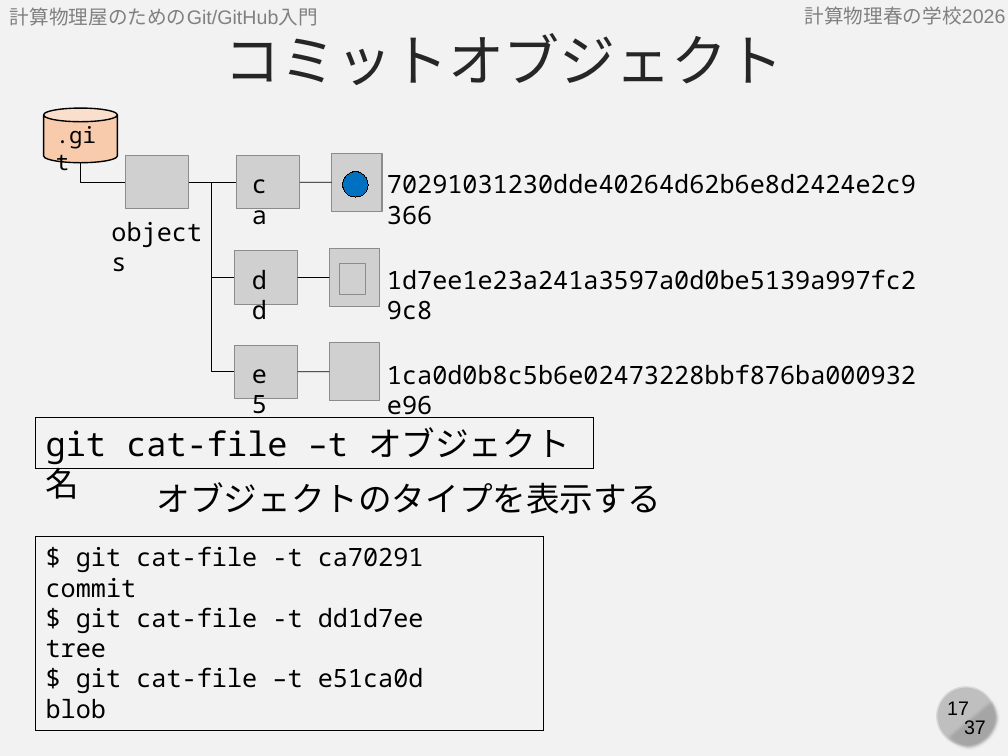
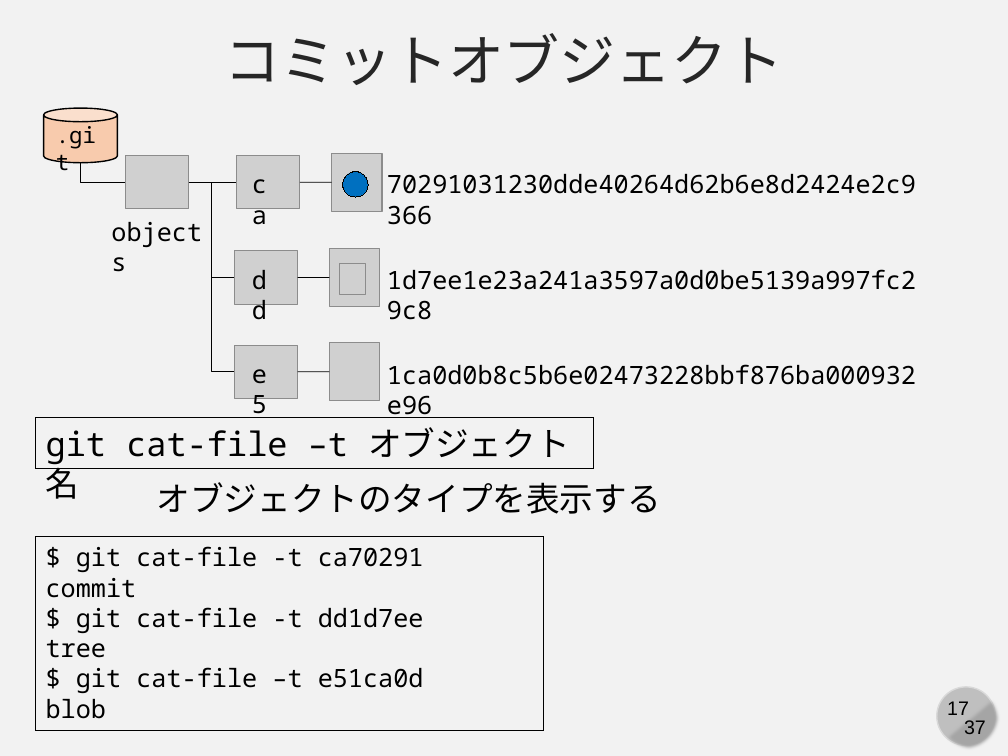
Before and after one commit to cpss2026-git/cpss2026-git.github.io, a slide deck: slide 17 of 03-lecture-git-internals/slides/03-lecture-git-internals.pptx. Drawn at 1008x756 pixels with LibreOffice and Linux fonts; fonts in the diff are those of the drawing; grey boxes stand for pictures. Boxes give left, top, right and bottom in pixels: in the first picture for what was removed or moved away, otherwise in the second. Text is boxed around its words. In the diff, an @@ line names an element or a change of style, - is before the commit and + after.

```diff
--- a/03-lecture-git-internals/slides/03-lecture-git-internals.pptx
+++ b/03-lecture-git-internals/slides/03-lecture-git-internals.pptx
@@ text removed at <box>10,7,318,26</box> @@
-計算物理屋のためのGit/GitHub入門
@@ text removed at <box>805,6,1006,25</box> @@
-計算物理春の学校2026
```
Also in this commit, not shown: 36 other slides changed, 1 other file.
